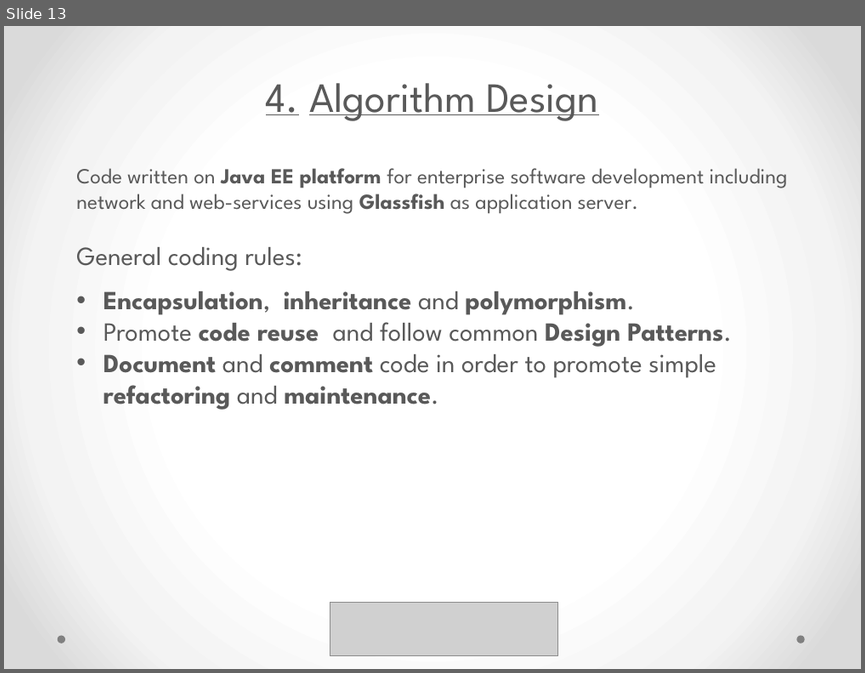
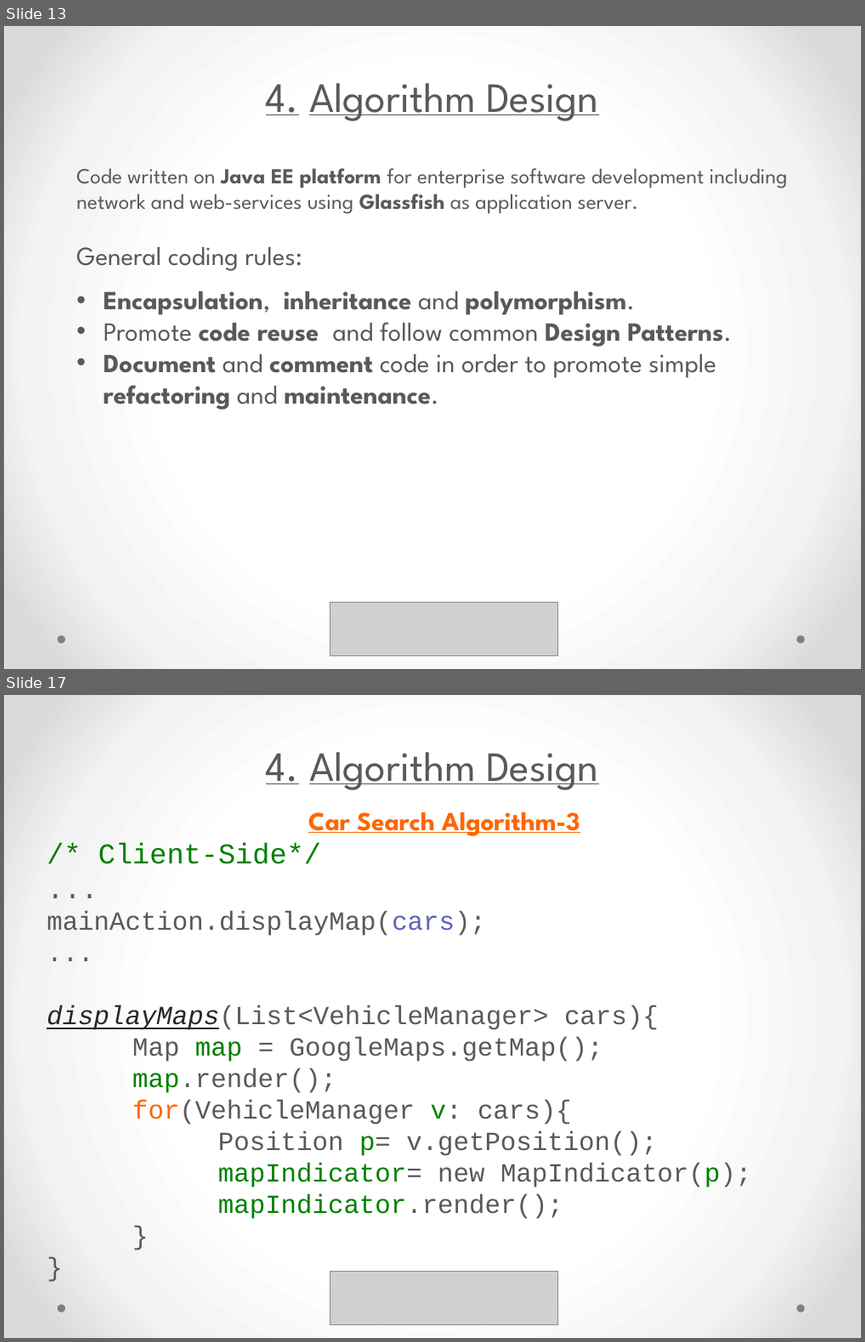
Before and after one commit to yangi92/SE2_PowerEnJoy, a slide deck: PP/PresentationDD.pptx. Shown one above the other, each under a label of ours: slide 13 before the commit, slides 13 and 17 after it; the slides between them are not shown. The pictures are 865x673 and 865x1342 pixels, drawn with LibreOffice and Linux fonts; fonts in the diff are those of the drawing; grey boxes stand for pictures. Boxes give left, top, right and bottom in pixels: in the first picture for what was removed or moved away, otherwise in the second. Text is boxed around its words. In the diff, an @@ line names an element or a change of style, - is before the commit and + after.

```diff
--- a/PP/PresentationDD.pptx
+++ b/PP/PresentationDD.pptx
@@ slide 17 added at (4, 695, 861, 1338), background gradient #FFFFFF to #F4F4F4 to #DADADA; not listed: 2 template elements that a slide beside it also shows @@
@@ title added at (266, 752, 598, 790), 35 pt, text #595959, underline @@
+4. Algorithm Design
@@ text added at (46, 811, 751, 1219), 22 pt, text #595959 @@
+Car Search Algorithm-3
+/* Client-Side*/
+...
+mainAction.displayMap(cars);
+...
+displayMaps(List<VehicleManager> cars){
+Map map = GoogleMaps.getMap();
+map.render();
+for(VehicleManager v: cars){
+Position p= v.getPosition();
+mapIndicator= new MapIndicator(p);
+mapIndicator.render();
+}
+}
@@ picture added at (330, 1270, 557, 1325) @@
```
Also in this commit, not shown: 1 slide changed, 3 other slides added.
